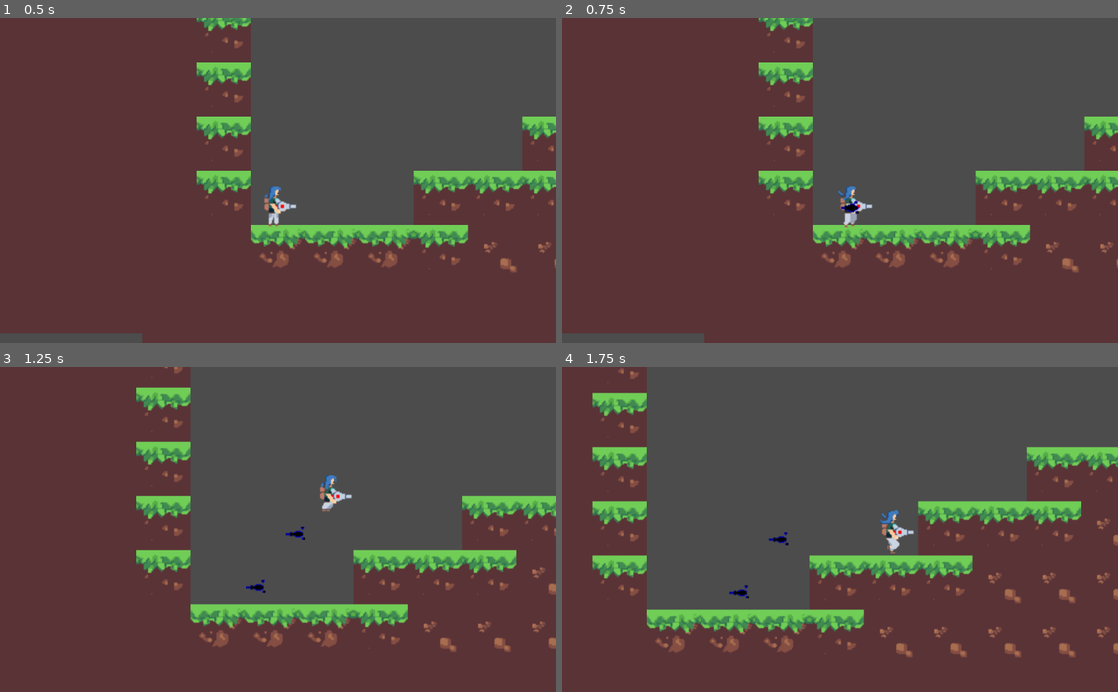
Above: before the commit, frames 1-4 (two rows, left to right).
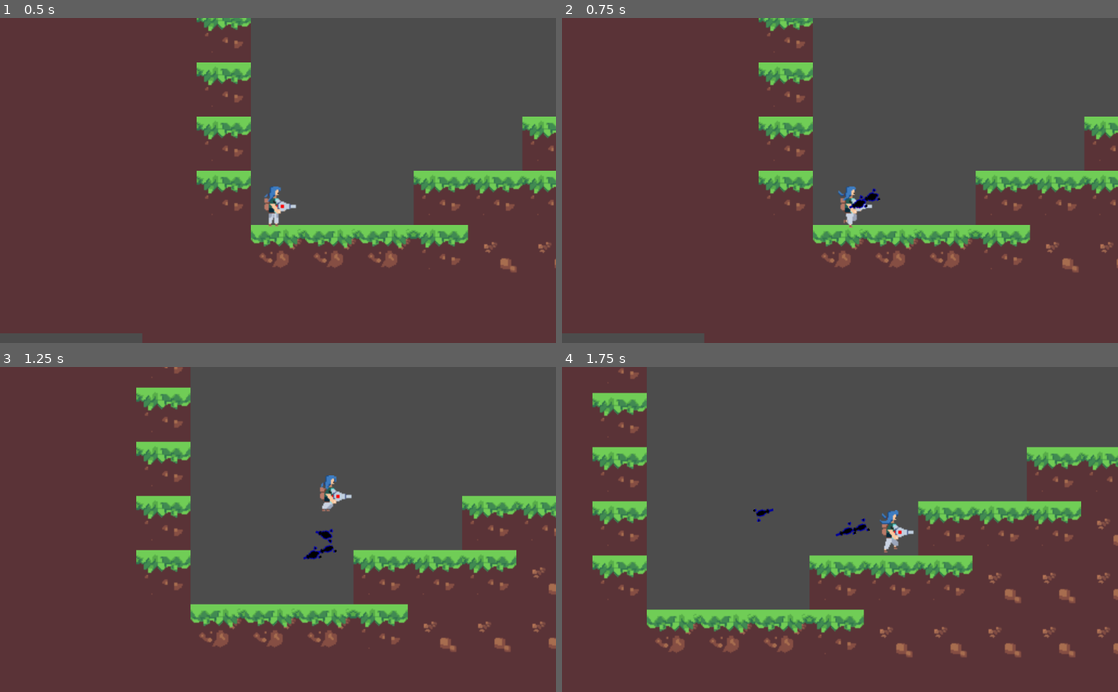
Above: after the commit, the same moments.

Repository: patrat3121/ldj-2018
Game: Godot game, scene res://levels/Level0.tscn
The game is run twice, just before and just after one commit, with the same random seed, the same clock (stepped at 60 frames per second) and the same inputs.
Inputs (mouse positions are in pixels of both pictures, inside the frame that each line leads up to):
- Up to frame 1 (0.5 s): no input
- Up to frame 2 (0.75 s): move the mouse to (962, 164) at 0.52 s; press the mouse at (962, 164) at 0.53 s; hold D (move_right) from 0.53 s (still down)
- Up to frame 3 (1.25 s): keep holding D (move_right); tap Space (jump) at 0.77 s
- Up to frame 4 (1.75 s): keep holding D (move_right); move the mouse to (728, 545) at 1.27 s; release the mouse at (728, 545) at 1.28 s; click (728, 545) at 1.35 s; tap Space (jump) at 1.52 s

Frame 1 is identical in both runs. In frame 2, 0.2% of the frame differs, in the area x 50-58%, y 52-65%; in frame 3, 0.3%; in frame 4, 0.4%, in the area x 30-61%, y 43-72%.

Commit message:
Projectile rotates. Like Wanted

Diff:
--- a/levels/Level0.tscn
+++ b/levels/Level0.tscn
@@ -1,10 +1,16 @@
-[gd_scene load_steps=4 format=2]
+[gd_scene load_steps=6 format=2]
 
 [ext_resource path="res://tilesets/tiles.tres" type="TileSet" id=1]
 [ext_resource path="res://scripts/TileMap.gd" type="Script" id=2]
 [ext_resource path="res://scenes/Player.tscn" type="PackedScene" id=3]
+[ext_resource path="res://scripts/Killer.gd" type="Script" id=4]
 
-[node name="Scene" type="Node2D" index="0"]
+[sub_resource type="RectangleShape2D" id=1]
+
+custom_solver_bias = 0.0
+extents = Vector2( 600, 30 )
+
+[node name="Scene" type="Node2D"]
 
 _sections_unfolded = [ "Transform" ]
 
@@ -34,3 +40,26 @@
 [node name="Player" parent="." index="1" instance=ExtResource( 3 )]
 
 position = Vector2( 25.1754, 506.024 )
+SHOOT_LATENCY = 0.35
+
+[node name="Area2D" type="Area2D" parent="." index="2"]
+
+input_pickable = true
+gravity_vec = Vector2( 0, 1 )
+gravity = 98.0
+linear_damp = 0.1
+angular_damp = 1.0
+audio_bus_override = false
+audio_bus_name = "Master"
+script = ExtResource( 4 )
+spawn_point = NodePath("../Node2D")
+
+[node name="CollisionShape2D" type="CollisionShape2D" parent="Area2D" index="0"]
+
+position = Vector2( 1000, 640 )
+shape = SubResource( 1 )
+_sections_unfolded = [ "Transform" ]
+
+[node name="Node2D" type="Node2D" parent="." index="3"]
+
+position = Vector2( 52.2578, 431.695 )
--- a/scenes/Main.tscn
+++ b/scenes/Main.tscn
@@ -25,7 +25,6 @@
 position = Vector2( 116.442, 243.081 )
 scale = Vector2( 0.292758, 0.119895 )
 _sections_unfolded = [ "Collision", "Transform" ]
-speed = 400
 
 [node name="Floor" parent="." index="3" instance=ExtResource( 1 )]
 
@@ -33,3 +32,5 @@
 scale = Vector2( 3.42383, 0.378536 )
 
 [node name="Player" parent="." index="4" instance=ExtResource( 4 )]
+
+SHOOT_LATENCY = 0.35
--- a/scenes/Player.tscn
+++ b/scenes/Player.tscn
@@ -65,7 +65,7 @@
 radius = 8.85165
 height = 20.0
 
-[node name="Player" type="KinematicBody2D"]
+[node name="Player" type="KinematicBody2D" index="0"]
 
 input_pickable = false
 collision_layer = 1
@@ -77,7 +77,7 @@
 }
 JUMP_SPEED = 300
 JUMP_MAX_AIRBORNE_TIME = 0.2
-SHOOT_LATENCY = 0.5
+SHOOT_LATENCY = 0.35
 
 [node name="AnimatedSprite" type="AnimatedSprite" parent="." index="0"]
 
--- a/scenes/Projectile.tscn
+++ b/scenes/Projectile.tscn
@@ -28,7 +28,6 @@
 audio_bus_override = false
 audio_bus_name = "Master"
 script = ExtResource( 1 )
-speed = 1000
 damage = 1
 color = "blue"
 
--- a/scripts/Player.gd
+++ b/scripts/Player.gd
@@ -12,7 +12,7 @@
 
 export var JUMP_SPEED = 300
 export var JUMP_MAX_AIRBORNE_TIME = 0.2
-export var SHOOT_LATENCY = 0.5
+export var SHOOT_LATENCY = 0.35
 
 const SLIDE_STOP_VELOCITY = 1.0 # one pixel/second
 const SLIDE_STOP_MIN_TRAVEL = 1.0 # one pixel
@@ -115,6 +115,10 @@
 	#TODO: Actually shoot projectile
 	var projectile = preload("res://scenes/Projectile.tscn")
 	var projectile_instance = projectile.instance()
+	var mouse = get_global_mouse_position()
+	var start = position
+	projectile_instance.rotation_degrees = -rad2deg((mouse-start).angle_to(Vector2(1,0)))
+	print(projectile_instance.rotation_degrees)
 	get_parent().add_child(projectile_instance)
 	projectile_instance.position = Vector2(self.position.x,self.position.y)
 	projectile_instance.color = "green"
--- a/scripts/Projectile.gd
+++ b/scripts/Projectile.gd
@@ -1,6 +1,6 @@
 extends Area2D
 
-export(int) var speed = 50
+var speed = 5000
 export(int) var damage = 1
 export var color = "blue"
 
@@ -13,7 +13,8 @@
 
 func _process(delta):
 	var direction = Vector2(cos(rotation),sin(rotation))
-	position += delta * speed * direction
+	#position += delta * speed * direction
+	position += direction * delta * 150
 	$AnimatedSprite.play()
 
 func _on_area_entered(body):
